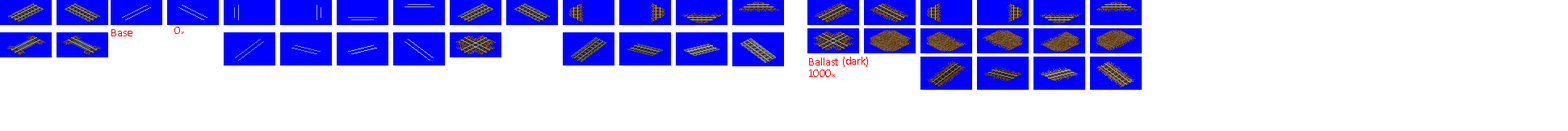
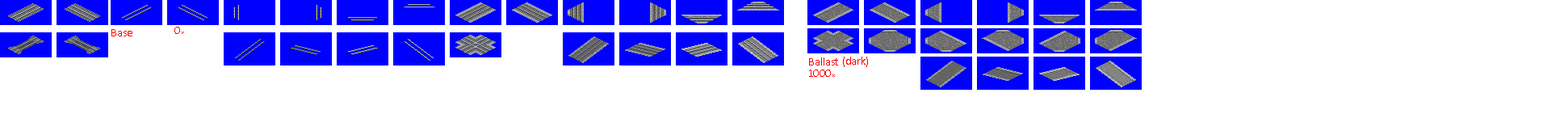
Two versions of the same layered image (1568×131). Layer-by-layer changes:
hid "SAAN", painted on it over [7,0,1137,88]
added layer "SA_-" above "Blue" over [7,0,1137,88]
added layer "Blue" above "tracks.png" over [7,0,1137,88]
